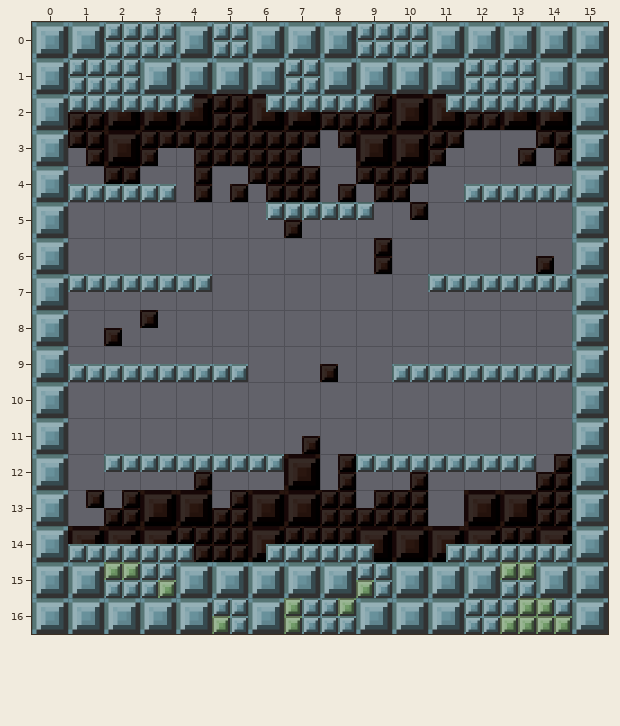
Two versions of a level (Tiled map, Demo/assets/maps/07.tmx). That is the earlier state.
Cells are 64x64 px. Shown: x 0..15, y 0..16.
New version:
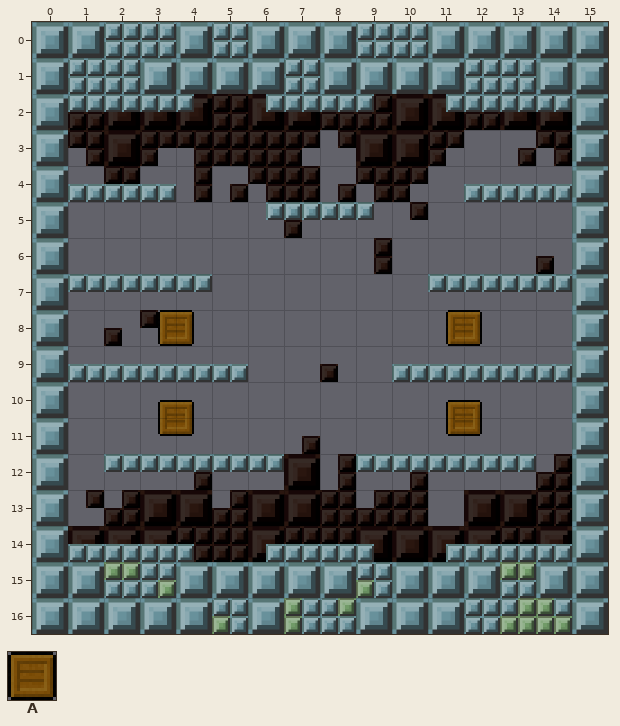
Key: from "large": A 1.
Objects are placed by their top-left corner, in cells (3,4 is the top-left corner of cell 3,4); size is 1x1 cell unless given.
Edits made:
Layer "geometry" (added):
A new object: A "Crate" at 11.5,8.
A new object: A "Crate" at 3.5,8.
A new object: A "Crate" at 3.5,10.5.
A new object: A "Crate" at 11.5,10.5.
